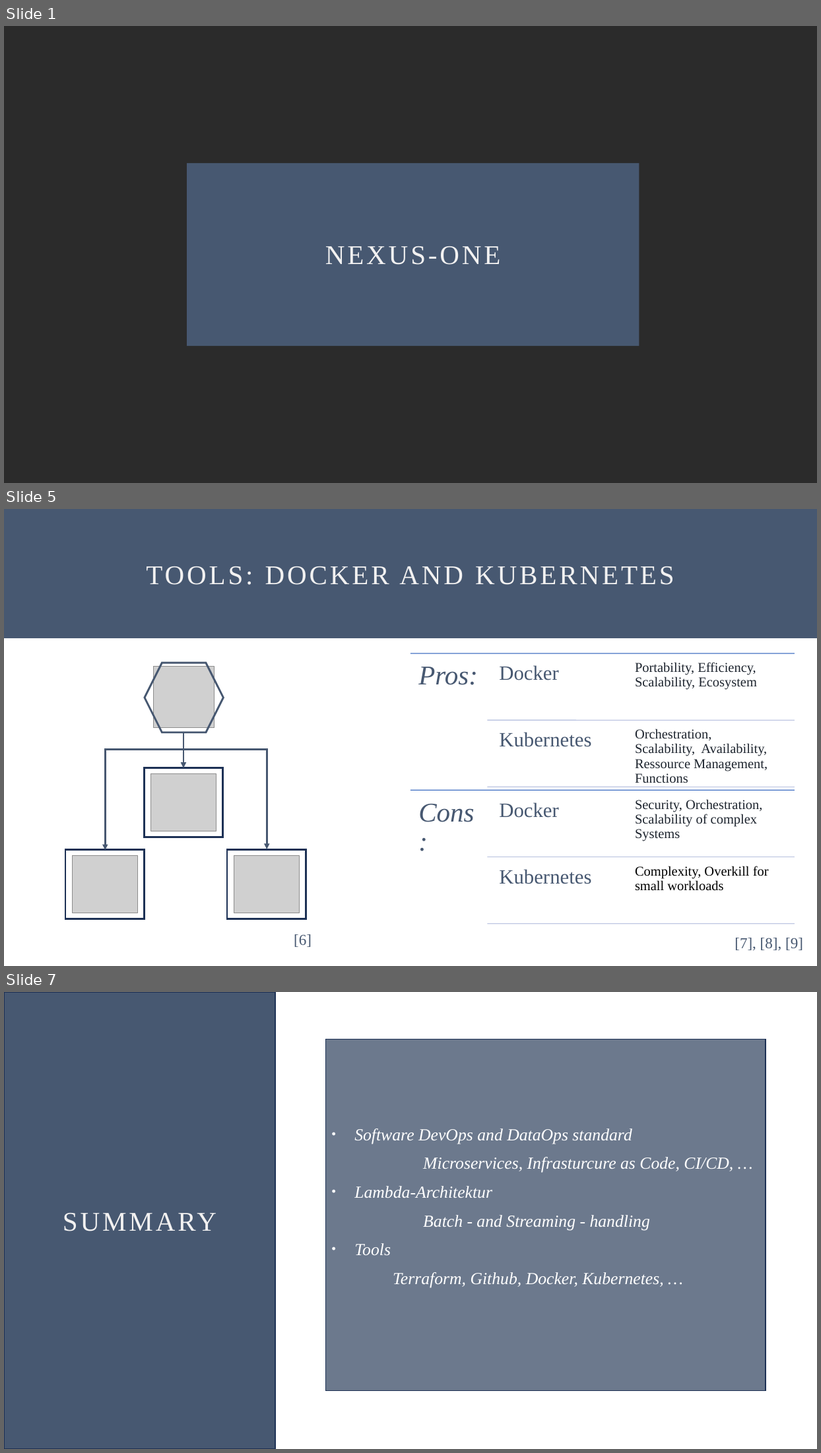
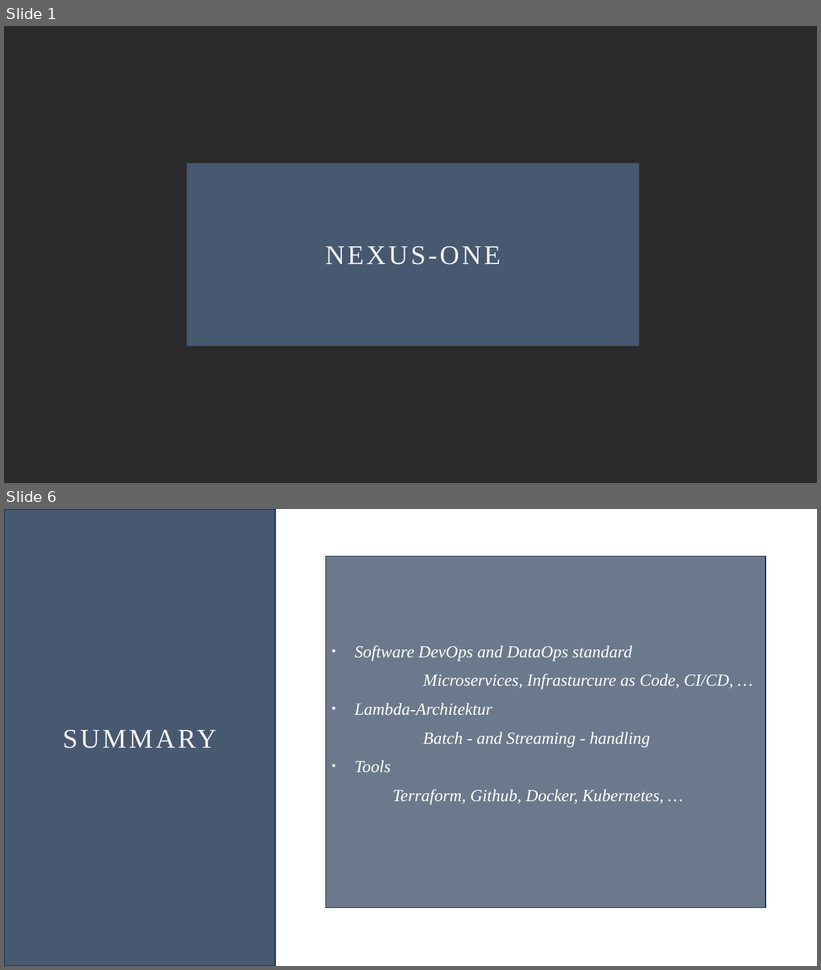
Before and after one commit to Oddl42/Software-Engineering-DLMDWSEDW01, a slide deck: Präsentation/20240725_Willkens_Tim_IU14073577_DLMDWSEDW01.pptx. Shown one above the other, each under a label of ours: slides 1, 5 and 7 before the commit, slides 1 and 6 after it; the slides between them are not shown. The pictures are 821x1453 and 821x970 pixels, drawn with LibreOffice and Linux fonts; fonts in the diff are those of the drawing; grey boxes stand for pictures; background and template pictures are left out; a plain dark background stands for a picture behind light text. Boxes give left, top, right and bottom in pixels: in the first picture for what was removed or moved away, otherwise in the second. Text is boxed around its words. In the diff, an @@ line names an element or a change of style, - is before the commit and + after.

```diff
--- a/Präsentation/20240725_Willkens_Tim_IU14073577_DLMDWSEDW01.pptx
+++ b/Präsentation/20240725_Willkens_Tim_IU14073577_DLMDWSEDW01.pptx
@@ slide 5 removed at [4,509,817,966], background #FFFFFF @@
@@ rectangle removed at [4,509,817,638] @@
-TOOLS: DOCKER AND KUBERNETES
@@ hexagon removed at [145,663,224,732] @@
@@ picture removed at [153,666,215,727] @@
@@ arrow removed from (184, 733) to (184, 768) @@
@@ elbow double arrow removed from (105, 851) to (267, 850) @@
@@ rectangle removed at [145,768,223,838] @@
@@ picture removed at [151,774,217,832] @@
@@ rectangle removed at [65,850,145,920] @@
@@ picture removed at [73,856,137,914] @@
@@ rectangle removed at [227,850,306,920] @@
@@ picture removed at [234,856,299,914] @@
@@ group removed at [411,654,795,924]: 10 texts, 6 lines @@
-Pros:
-Docker
-Portability, Efficiency, Scalability, Ecosystem
-Kubernetes
-Orchestration, Scalability, Availability, Ressource Management, Functions
-Cons:
-Docker
-Security, Orchestration, Scalability of complex Systems
-Kubernetes
-Complexity, Overkill for small workloads
@@ text removed at [294,935,312,947] @@
-[6]
@@ text removed at [735,938,803,951] @@
-[7], [8], [9]
@@ what was slide 7 is now slide 6 @@
```
Also in this commit, not shown: 3 slides changed, 2 slides added, 2 other slides removed, 2 other files.
